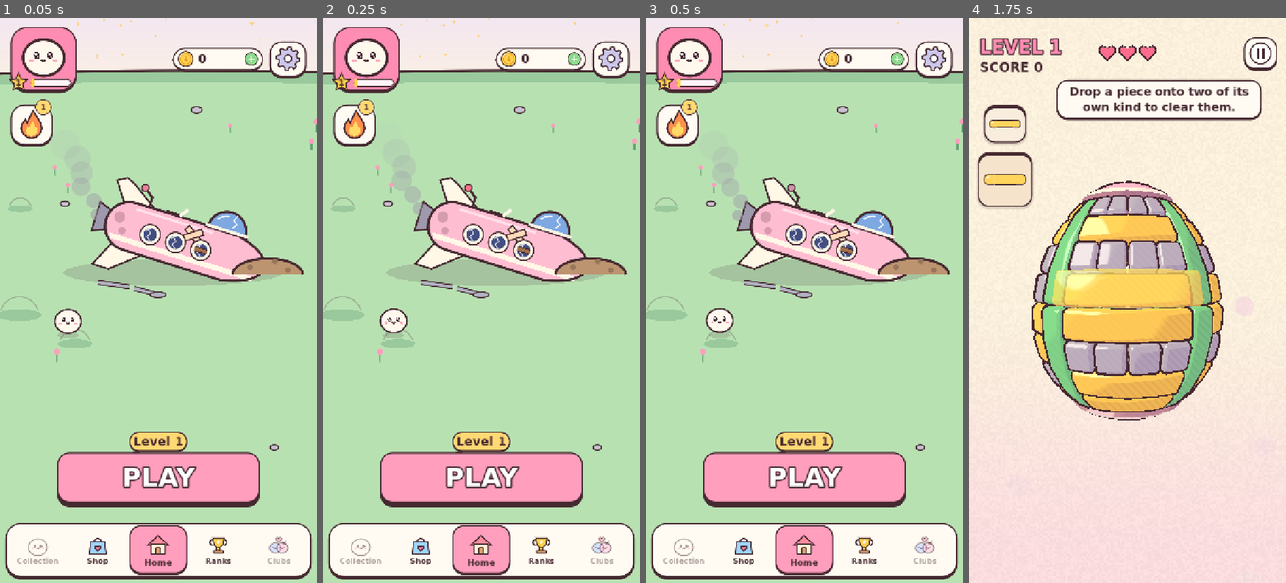
Above: before the commit, frames 1-4 (left to right).
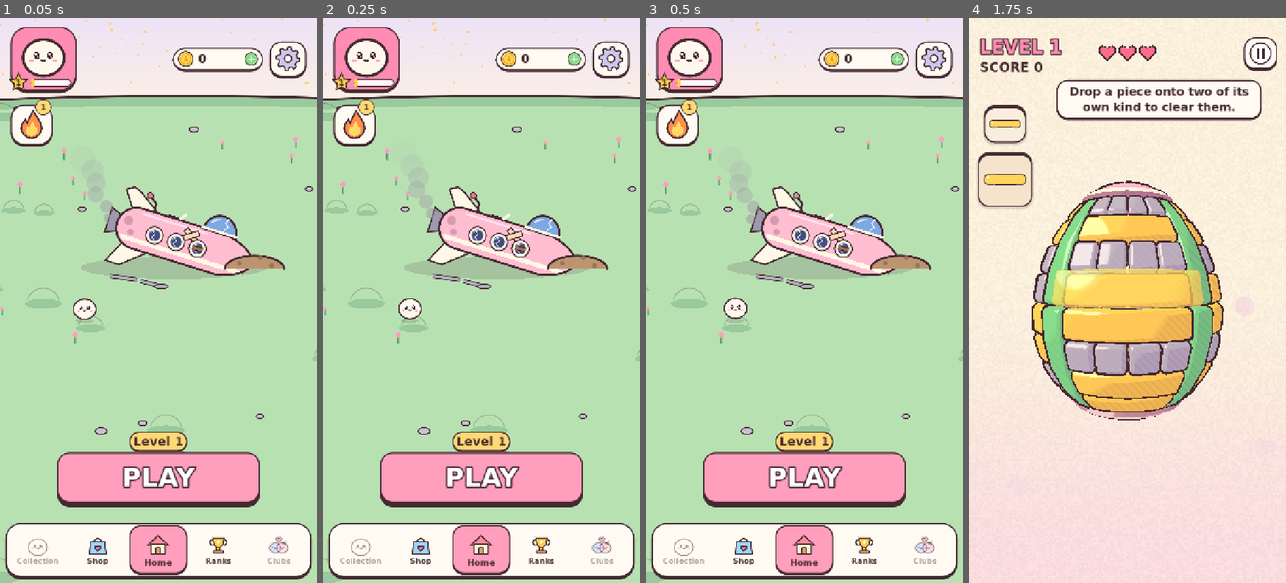
Above: after the commit, the same moments.

Repository: jvea03/tetrisphere-godot
Game: Godot game, scene res://scenes/home.tscn
Same seed, same stepped clock (60 frames per second), same inputs: the game is played once before the commit and once after it. This scene is started directly instead of the project's main scene.
Inputs:
- Up to frame 1 (0.05 s): no input
- Up to frame 2 (0.25 s): no input
- Up to frame 3 (0.5 s): no input
- Up to frame 4 (1.75 s): click "PLAY" at 0.5 s; click "Skip" at 1.25 s

The runs differ from the first frame. In frame 1, 13% of the frame differs, in the area x 0-100%, y 0-100%; in frame 2, 13%; in frame 3, 13%; in frame 4, nothing differs.

Commit message:
Home: zoom the crash-site world out a little (0.85) so more of the camp shows
Co-Authored-By: Claude Opus 5.5 <noreply@anthropic.com>

Diff:
--- a/scripts/ui/ship_scene.gd
+++ b/scripts/ui/ship_scene.gd
@@ -136,6 +136,7 @@
 var _scatter: Array = []        # ground decoration: [kind, position, size]
 
 var _offset := Vector2.ZERO     # where the world sits on screen
+const ZOOM := 0.85              # the world drawn a little small, so more of the camp shows
 var _velocity := Vector2.ZERO   # a flick's glide
 var _dragging := false
 var _drag_moved := 0.0
@@ -154,6 +155,7 @@
 
 	_world = Control.new()
 	_world.size = Vector2(W, H)
+	_world.scale = Vector2.ONE * ZOOM
 	_world.mouse_filter = Control.MOUSE_FILTER_IGNORE
 	add_child(_world)
 	_ground = _layer(_draw_ground, -1.0)
@@ -255,7 +257,7 @@
 func _home_view() -> void:
 	var view := _view_size()
 	# Centred on the ship as it stands (tall when it is upright on the pad).
-	_offset = Vector2(view.x * 0.56, view.y * (0.39 if _stage < 2 else 0.33)) - (_ship_at + Vector2(-10.0, -10.0))
+	_offset = Vector2(view.x * 0.56, view.y * (0.39 if _stage < 2 else 0.33)) - (_ship_at + Vector2(-10.0, -10.0)) * ZOOM
 	_clamp_offset()
 
 
@@ -265,8 +267,8 @@
 
 func _clamp_offset() -> void:
 	var view := _view_size()
-	_offset.x = clampf(_offset.x, view.x - W, 0.0)
-	_offset.y = clampf(_offset.y, view.y - H, 0.0)
+	_offset.x = clampf(_offset.x, view.x - W * ZOOM, 0.0)
+	_offset.y = clampf(_offset.y, view.y - H * ZOOM, 0.0)
 
 
 # Drags on any part of Home the menus leave uncovered (the buttons and cards
